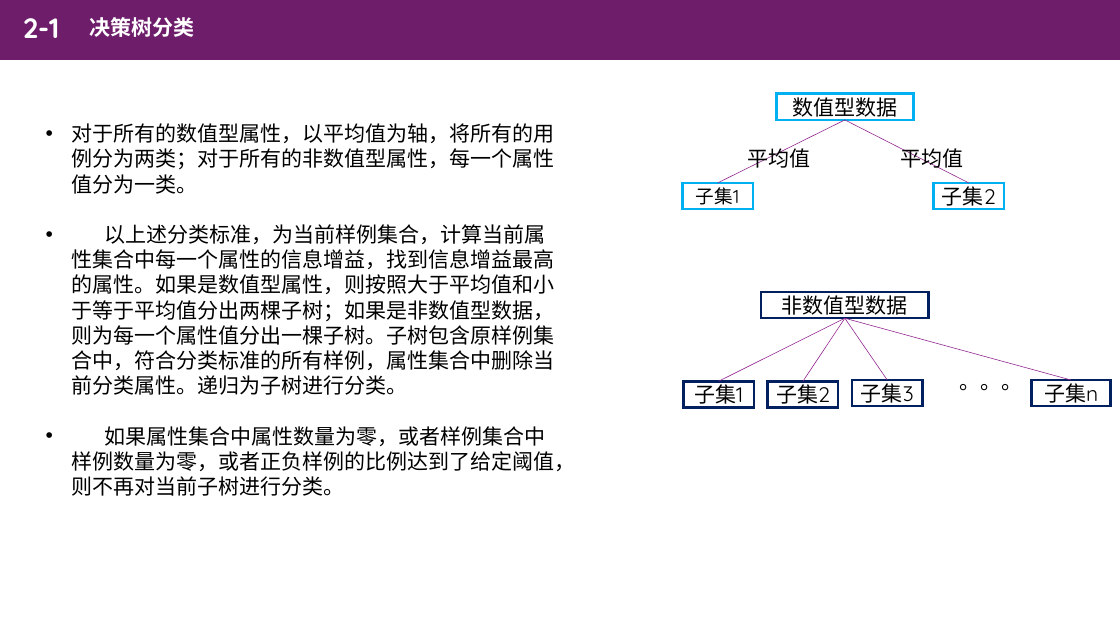
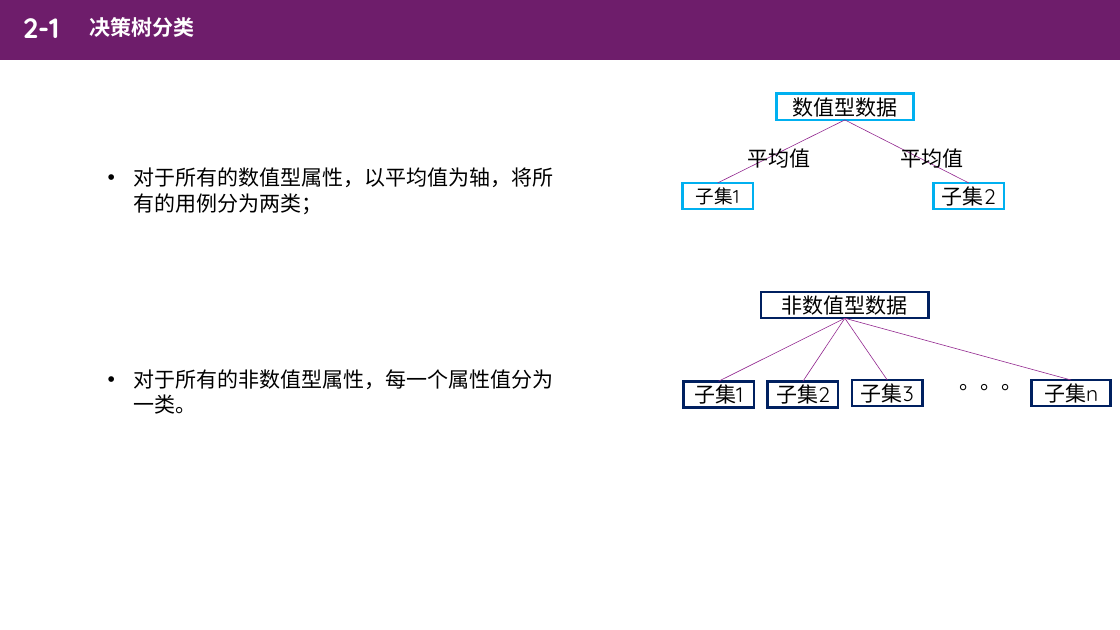
Before and after one commit to cuiods/DataRepository, a slide deck: slide 3 of Homework2/BankClassify/doc/数据仓库报告.pptx. Drawn at 1120x630 pixels with LibreOffice and Linux fonts; fonts in the diff are those of the drawing. Boxes give left, top, right and bottom in pixels: in the first picture for what was removed or moved away, otherwise in the second. Text is boxed around its words. In the diff, an @@ line names an element or a change of style, - is before the commit and + after.

```diff
--- a/Homework2/BankClassify/doc/数据仓库报告.pptx
+++ b/Homework2/BankClassify/doc/数据仓库报告.pptx
@@ text at <box>134,167,554,414</box>: text changed @@
-• 对于所有的数值型属性，以平均值为轴，将所有的用例分为两类；对于所有的非数值型属性，每一个属性值分为一类。
-• 以上述分类标准，为当前样例集合，计算当前属性集合中每一个属性的信息增益，找到信息增益最高的属性。如果是数值型属性，则按照大于平均值和小于等于平均值分出两棵子树；如果是非数值型数据，则为每一个属性值分出一棵子树。子树包含原样例集合中，符合分类标准的所有样例，属性集合中删除当前分类属性。递归为子树进行分类。
-• 如果属性集合中属性数量为零，或者样例集合中样例数量为零，或者正负样例的比例达到了给定阈值，则不再对当前子树进行分类。
+• 对于所有的数值型属性，以平均值为轴，将所有的用例分为两类；
+• 对于所有的非数值型属性，每一个属性值分为一类。
```
Also in this commit, not shown: 5 other slides changed, 1 slide removed, 1 other file.
